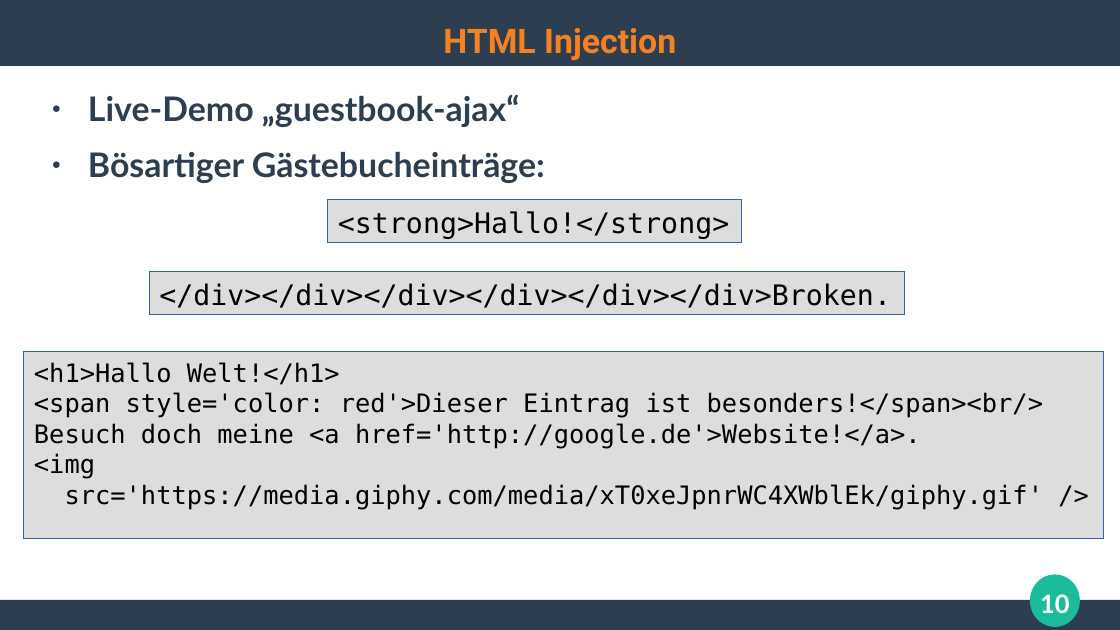
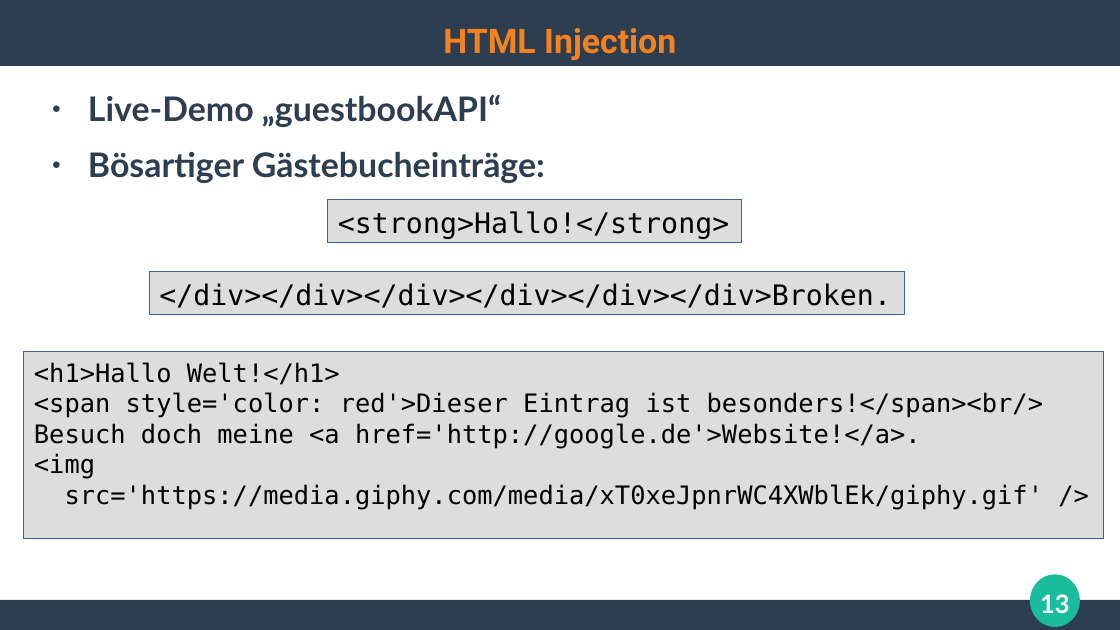
Before and after one commit to ghandmann/HS-AlbSig-WebAnwendungen2, a slide deck: slide 13 of Kapitel/06_WebSecurity.odp (slide 10 before the commit). Drawn at 1120x630 pixels with LibreOffice and Linux fonts; fonts in the diff are those of the drawing. Boxes give left, top, right and bottom in pixels: in the first picture for what was removed or moved away, otherwise in the second. Text is boxed around its words. In the diff, an @@ line names an element or a change of style, - is before the commit and + after.

```diff
--- a/Kapitel/06_WebSecurity.odp
+++ b/Kapitel/06_WebSecurity.odp
@@ text at <box>88,94,501,127</box>: text changed @@
-● Live-Demo „guestbook-ajax“
+● Live-Demo „guestbookAPI“
@@ page number at <box>1040,594,1069,613</box>: text changed @@
-10
+13
```
Also in this commit, not shown: 6 other slides changed, 6 slides added, 3 slides removed.
